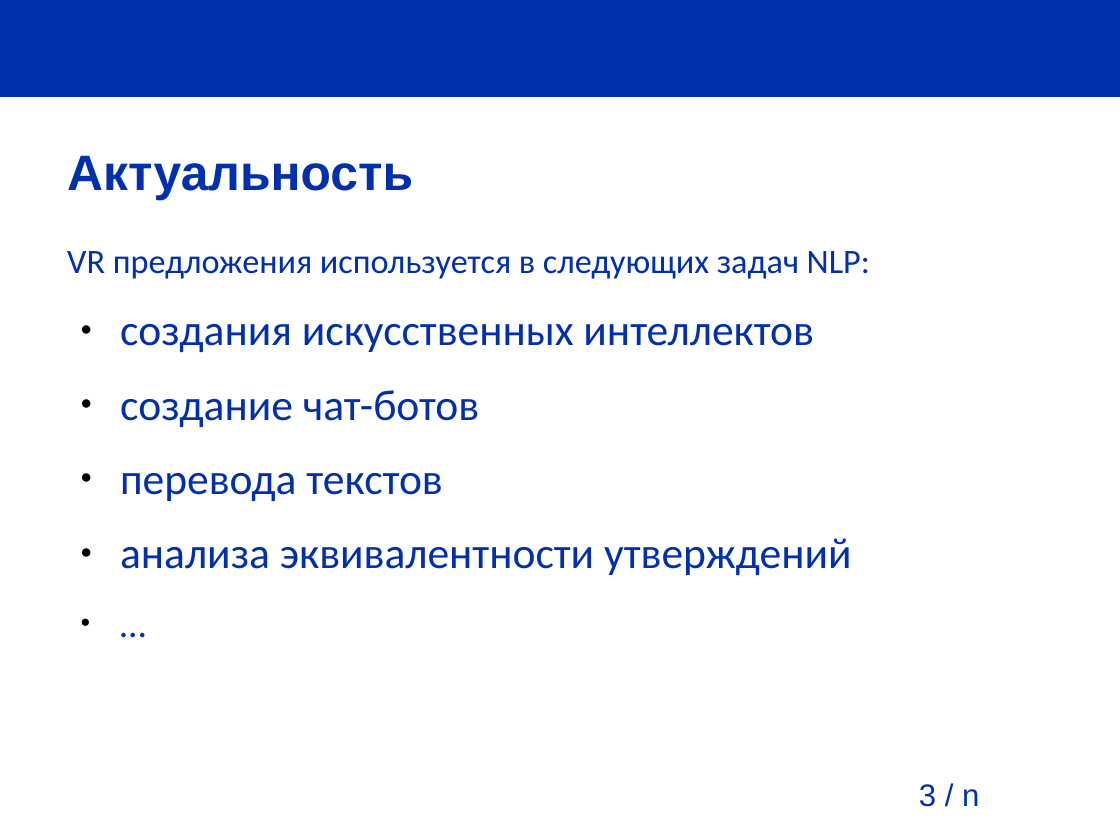
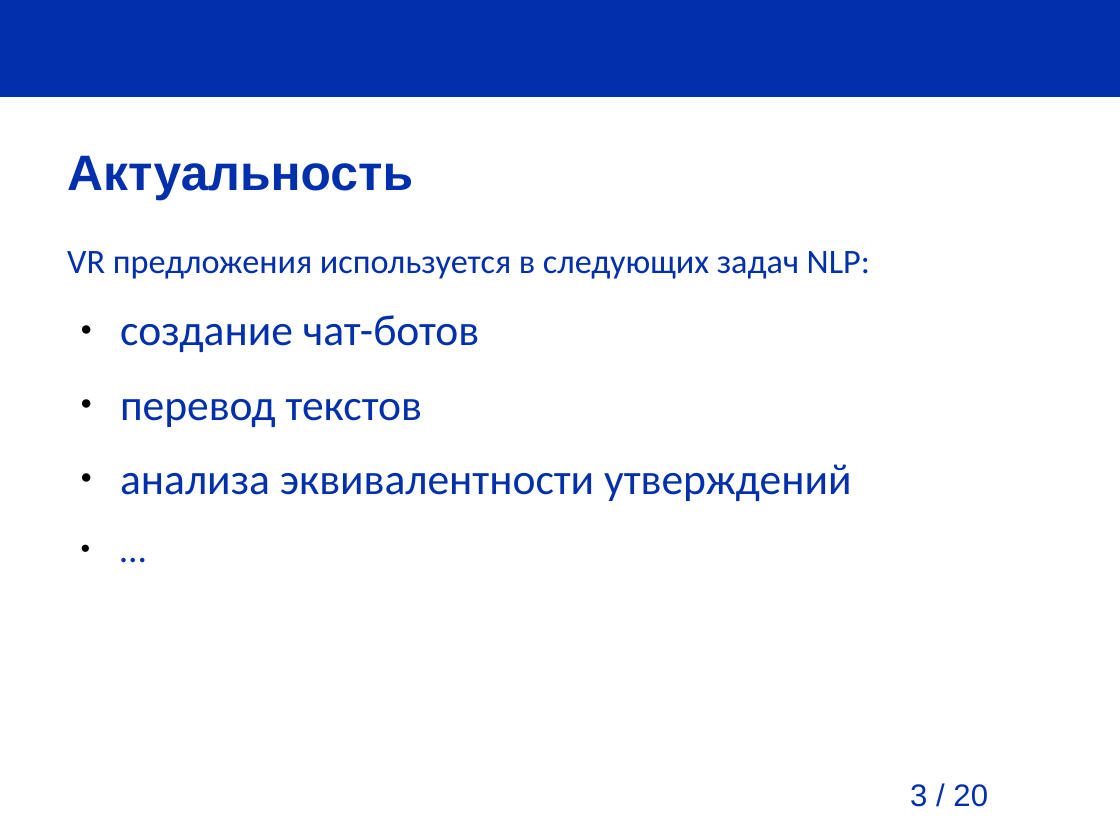
Before and after one commit to pva701/bachelor-thesis, a slide deck: slide 3 of presentation/presentation.odp. Drawn at 1120x840 pixels with LibreOffice and Linux fonts; fonts in the diff are those of the drawing; background and template pictures are left out. Boxes give left, top, right and bottom in pixels: in the first picture for what was removed or moved away, otherwise in the second. Text is boxed around its words. In the diff, an @@ line names an element or a change of style, - is before the commit and + after.

```diff
--- a/presentation/presentation.odp
+++ b/presentation/presentation.odp
@@ text at bbox=[120, 324, 814, 352]: paragraph removed @@
-● создания искусственных интеллектов
@@ text at bbox=[120, 399, 422, 427]: text changed @@
-● перевода текстов
+● перевод текстов
@@ page number at bbox=[910, 784, 988, 807]: text changed @@
-3 / n
+3 / 20
```
Also in this commit, not shown: 12 other slides changed, 4 slides added, 1 slide removed, 13 other files.
